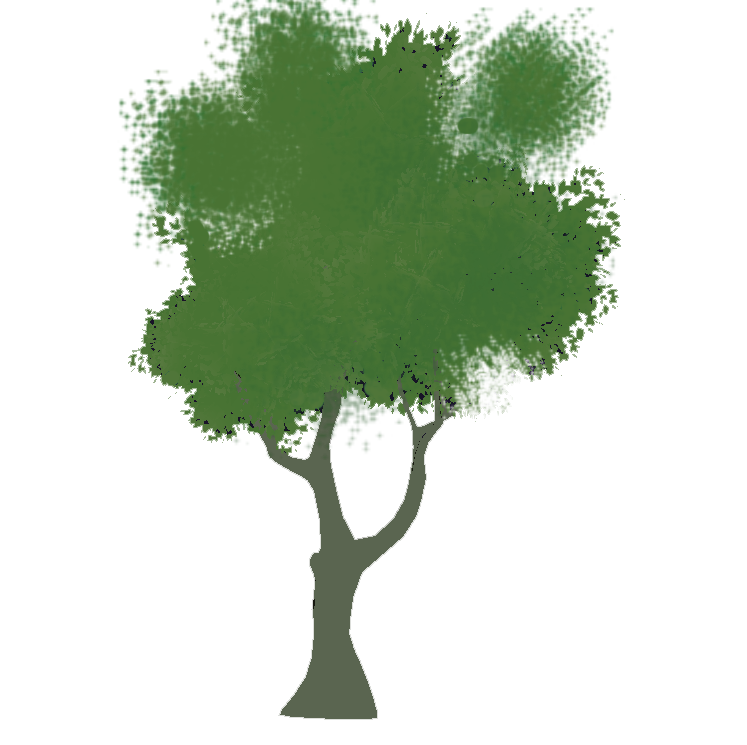
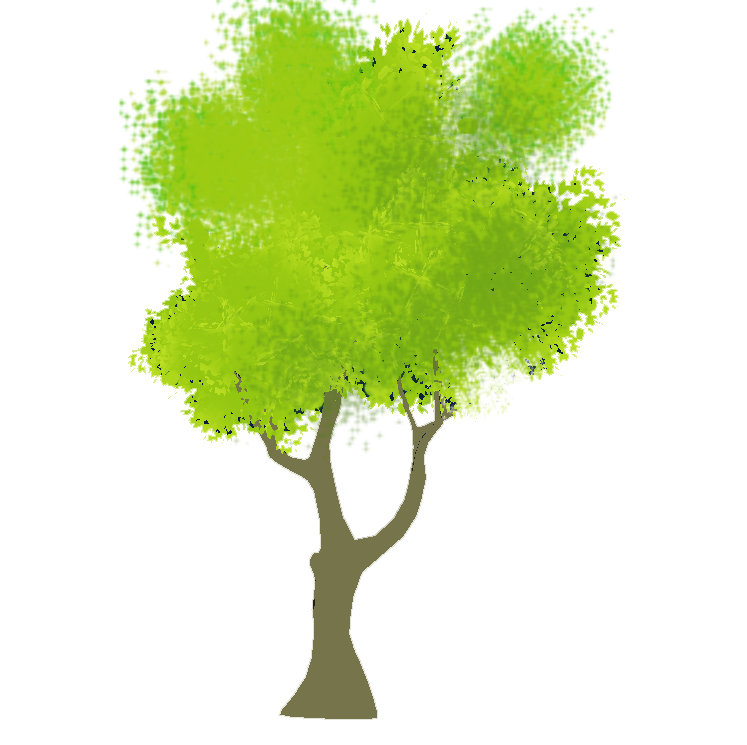
Layer changes from the first (747, 745) image to the second:
pixels changed over left=118, top=0, right=625, bottom=720 (layer not identified)
